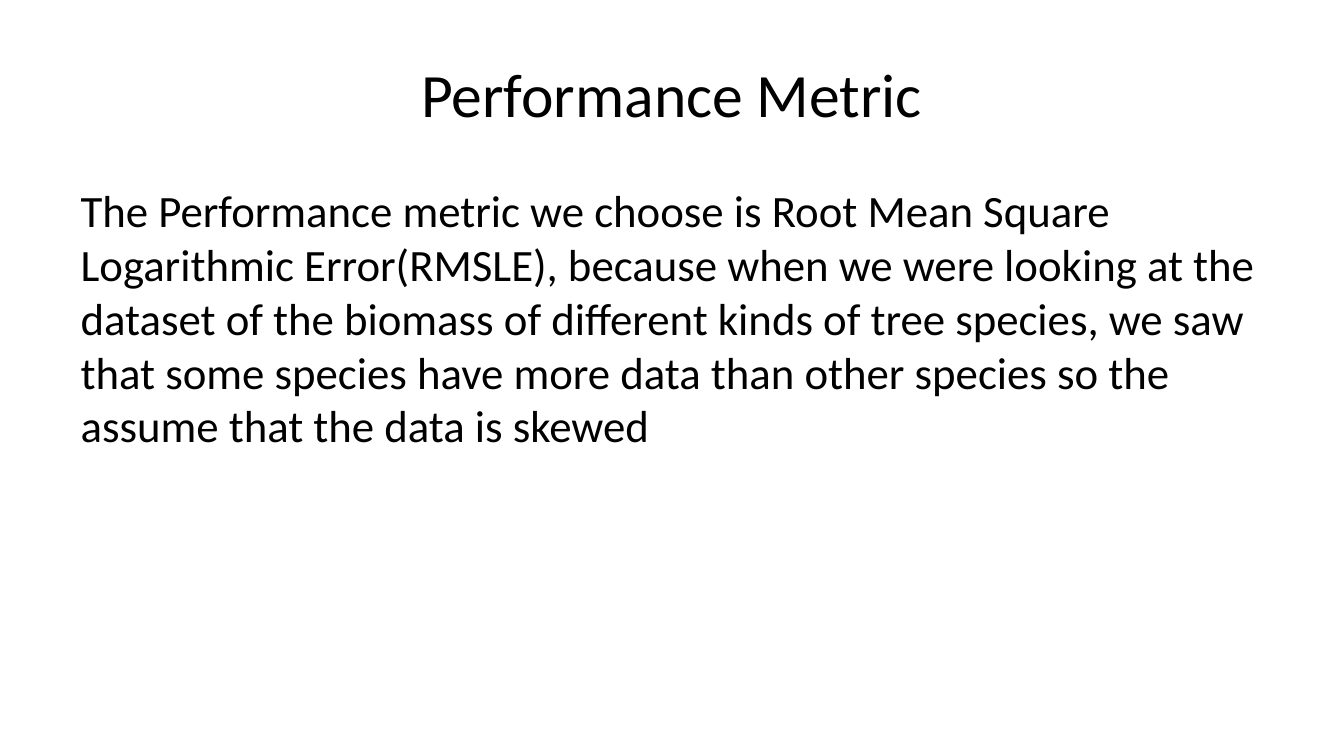
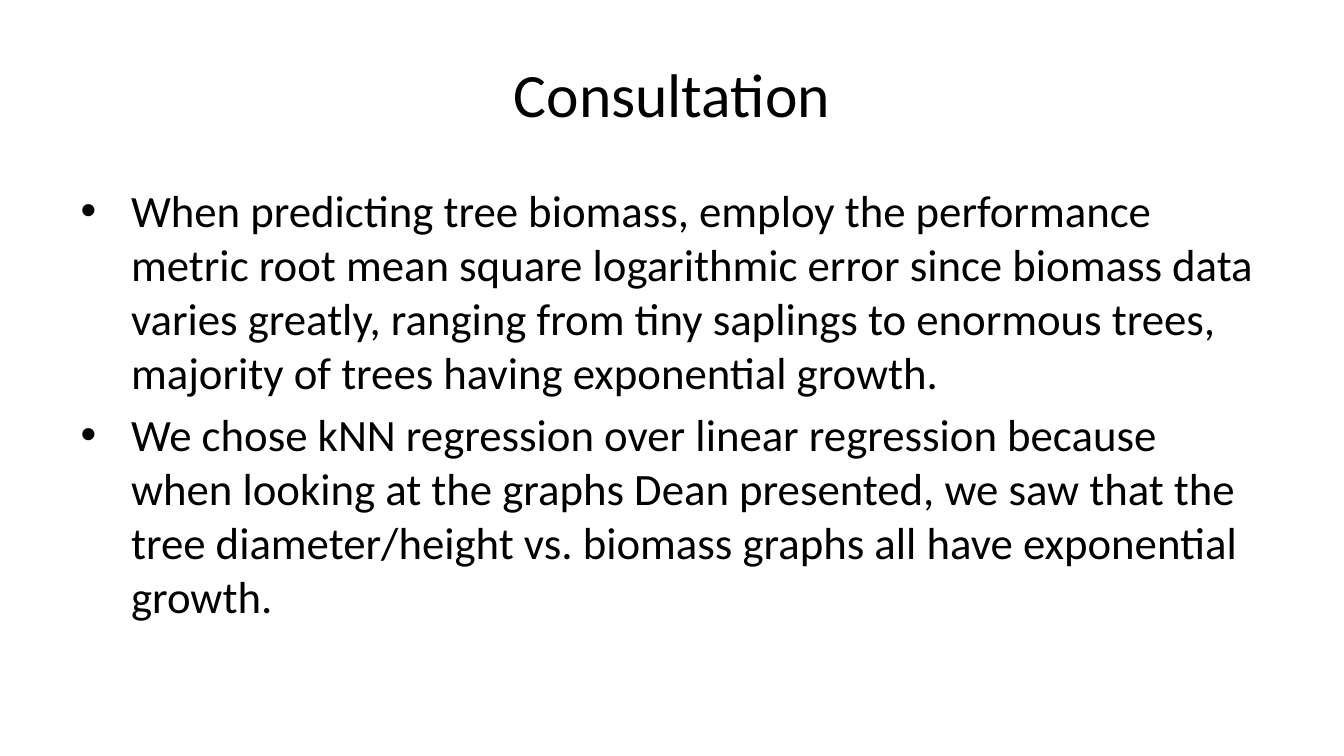
Before and after one commit to deancallahan25/Redwood-Analytics-Portfolio, a slide deck: slide 12 of Project-3/presentation.pptx. Drawn at 1344x756 pixels with LibreOffice and Linux fonts; fonts in the diff are those of the drawing. Boxes give left, top, right and bottom in pixels: in the first picture for what was removed or moved away, otherwise in the second. Text is boxed around its words. In the diff, an @@ line names an element or a change of style, - is before the commit and + after.

```diff
--- a/Project-3/presentation.pptx
+++ b/Project-3/presentation.pptx
@@ title at (514, 74, 830, 118): text changed @@
-Performance Metric
+Consultation
@@ text at (131, 196, 1252, 621): text changed @@
-The Performance metric we choose is Root Mean Square Logarithmic Error(RMSLE), because when we were looking at the dataset of the biomass of different kinds of tree species, we saw that some species have more data than other species so the assume that the data is skewed
+• When predicting tree biomass, employ the performance metric root mean square logarithmic error since biomass data varies greatly, ranging from tiny saplings to enormous trees, majority of trees having exponential growth.
+• We chose kNN regression over linear regression because when looking at the graphs Dean presented, we saw that the tree diameter/height vs. biomass graphs all have exponential growth.
```
Also in this commit, not shown: 2 other slides changed, 5 slides added, 1 slide removed, 1 other file.
